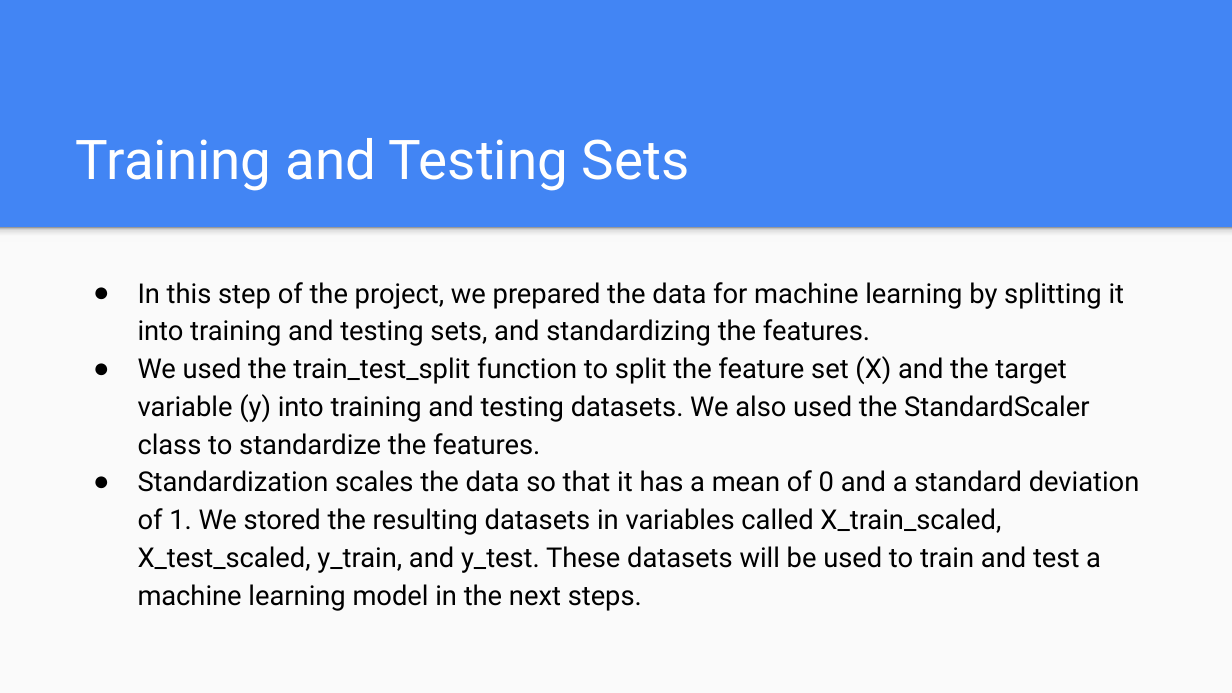
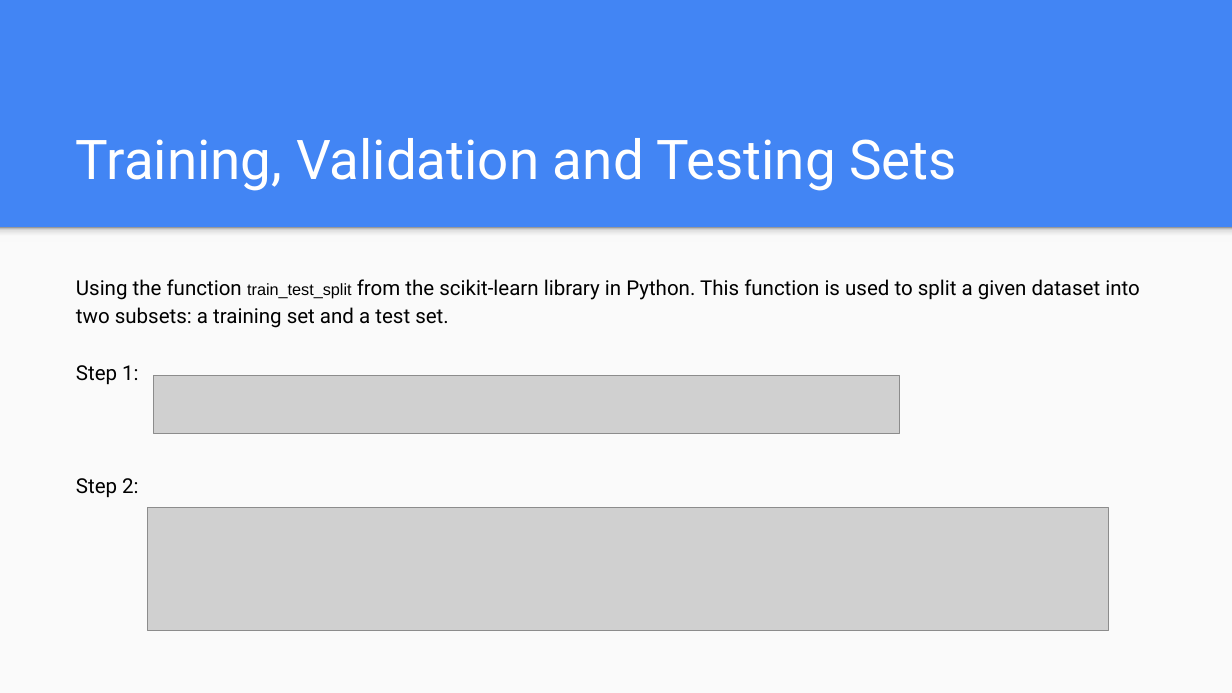
Before and after one commit to apakuki/FinTechBC-Project2, a slide deck: slide 6 of Customer Churn Prediction.pptx. Drawn at 1232x693 pixels with LibreOffice and Linux fonts; fonts in the diff are those of the drawing; grey boxes stand for pictures. Boxes give left, top, right and bottom in pixels: in the first picture for what was removed or moved away, otherwise in the second. Text is boxed around its words. In the diff, an @@ line names an element or a change of style, - is before the commit and + after.

```diff
--- a/Customer Churn Prediction.pptx
+++ b/Customer Churn Prediction.pptx
@@ title at [76, 138, 957, 191]: text changed @@
-Training and Testing Sets
+Training, Validation and Testing Sets
@@ text at [76, 279, 1140, 498]: text changed; size 16 to 12 pt @@
-● In this step of the project, we prepared the data for machine learning by splitting it into training and testing sets, and standardizing the features.
-● We used the train_test_split function to split the feature set (X) and the target variable (y) into training and testing datasets. We also used the StandardScaler class to standardize the features.
-● Standardization scales the data so that it has a mean of 0 and a standard deviation of 1. We stored the resulting datasets in variables called X_train_scaled, X_test_scaled, y_train, and y_test. These datasets will be used to train and test a machine learning model in the next steps.
+Using the function train_test_split from the scikit-learn library in Python. This function is used to split a given dataset into two subsets: a training set and a test set.
+Step 1:
+Step 2:
@@ picture added at [154, 376, 901, 434] @@
@@ picture added at [148, 508, 1109, 631] @@
```
Also in this commit, not shown: 8 other slides changed, 4 slides added, 4 slides removed, 8 other files.
